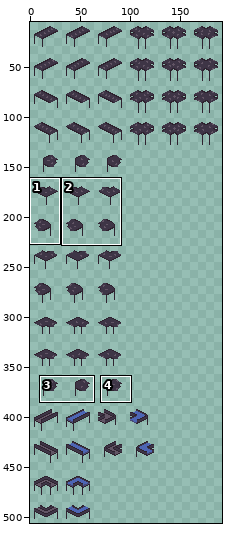
Two states of a pixel-art file, assets/conveyors.aseprite. The first picture is a wide view before the edit; the outline marks the close-up.
Close-up. Before the edit:
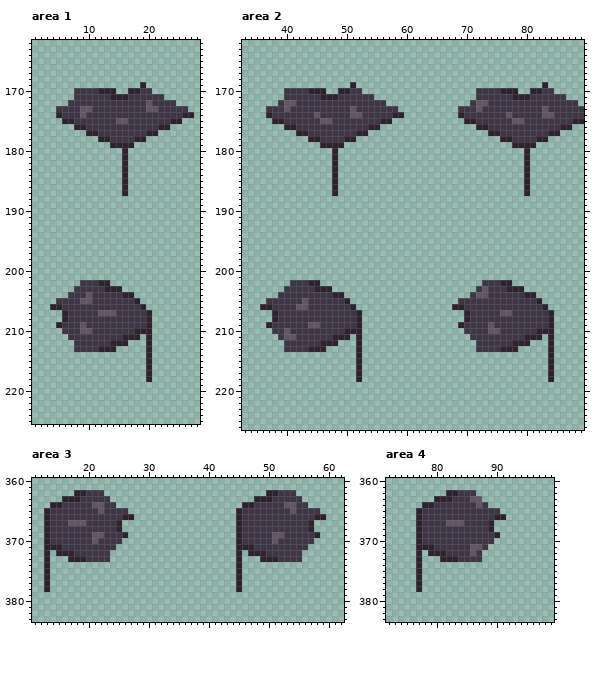
256x512 pixels, 1 frame. Shown: area 1: x 1..28, y 162..225; area 2: x 33..89, y 162..226; area 3: x 11..62, y 360..383; area 4: x 72..99, y 360..383. The wide view leaves out empty margins. The commit also changed other parts of the picture, which this record leaves out.
Once edited:
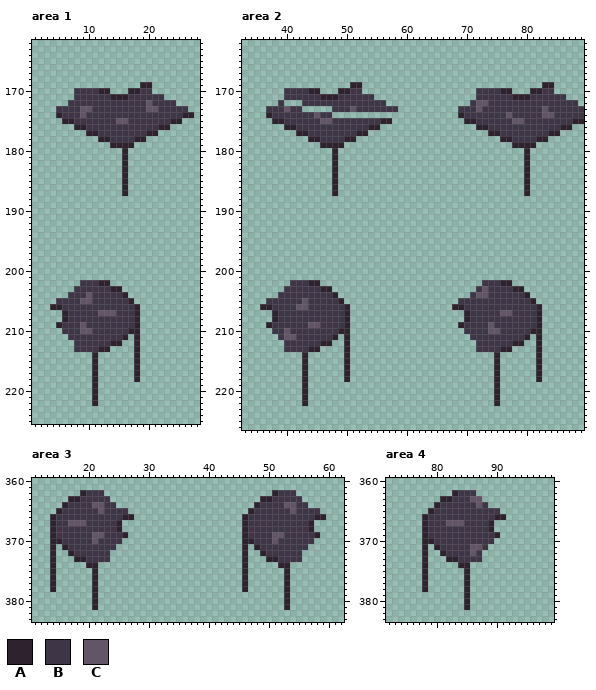
Palette (. is transparent): A #2e222f  B #3e3546  C #625565
What changed:
--- area 1
@@ x 12..22 @@
 168 ...........
-169 .......A...
-170 AAA..AABB..
+169 .......AA..
+170 AA...AABB..
 171 BBAAABBBBBB
@@ x 9..22 @@
 202 BBBAA.........
-203 BBBBAAA.......
-204 BCBBBBBAA.....
-205 CCBBBBBBBA....
-206 BBBBBBBBBBA...
-207 BBBCCCBBBBBA..
-208 BBBBBBBBBBBA..
-209 CBBBBBBBBBBA..
-210 CCBBBBBBBAAA..
-211 BBBBBBBAAA.A..
-212 BBBBBAAA...A..
-213 BBBAAA.....A..
-214 ...........A..
-215 ...........A..
-216 ...........A..
-217 ...........A..
-218 ...........A..
-219 ..............
-220 ..............
-221 ..............
-222 ..............
+203 BBBBBAA.......
+204 BCBBBBBA......
+205 CCBBBBBBA.....
+206 BBBBBBBBBA....
+207 BBBCCCBBBA....
+208 BBBBBBBBBA....
+209 CBBBBBBBBA....
+210 CCBBBBBBAA....
+211 BBBBBBBA.A....
+212 BBBBBAA..A....
+213 BBBAA....A....
+214 ..A......A....
+215 ..A......A....
+216 ..A......A....
+217 ..A......A....
+218 ..A......A....
+219 ..A...........
+220 ..A...........
+221 ..A...........
+222 ..A...........
 223 ..............
--- area 2
@@ x 33..89 @@
 168 .........................................................
-169 ..................A...............................A......
-170 .......BBBBAAA..AABB...................BBBBAAA..AABB.....
+169 ..................AA..............................AA.....
+170 .......BBBBAA...AABB...................BBBBAA...AABB.....
 171 .......BBBBBBAAABBBBBB.................BBBBBBAAABBBBBB...
-172 ......BCCBBBBBBBBBBBBBBB..............BCCBBBBBBBBBBBBBBB.
-173 ....BBBCBBBBBBBBBBCBBBBBBB..........BBBCBBBBBBBBBBCBBBBBB
-174 ....ABBBBBBBCBBBBBCCBBBBBAA.........ABBBBBBBCBBBBBCCBBBBB
+172 ......B...BBBBBBBBBBBBBB..............BCCBBBBBBBBBBBBBBB.
+173 ....BBBCBB.....BBBCBBBBBBB..........BBBCBBBBBBBBBBCBBBBBB
+174 ....ABBBBBBBCBB.....................ABBBBBBBCBBBBBCCBBBBB
 175 .....AABBBBBBCCBBBBBBBBAA............AABBBBBBCCBBBBBBBBAA
@@ x 33..89 @@
 202 ........BBBAA...........................BBBAA............
-203 .......BBBBBAAA........................BCBBBAAA..........
-204 ......BBBBBBBBBAA.....................BCCBBBBBBAA........
-205 ....BBBBBBCBBBBBBA..................BBBBBBBBBBBBBA.......
-206 ...AABBBBCCBBBBBBBA................AABBBBBBBBBBBBBA......
-207 .....ABBBBBBBBBBBBBA.................ABBBBBCCBBBBBBA.....
-208 .....ABBBBBBBBBBBBBA.................ABBBBBBBBBBBBBA.....
-209 ....ABBBBBBCCBBBBBBA................ABBBBCBBBBBBBBBA.....
-210 .....BBCBBBBBBBBBAAA.................BBBBCCBBBBBBAAA.....
-211 ......BCCBBBBBBAAA.A..................BBBBBBBBBAAA.A.....
-212 .......BBBBBBAAA...A...................BBBBBBAAA...A.....
-213 .......BBBBAAA.....A...................BBBBAAA.....A.....
-214 ...................A...............................A.....
-215 ...................A...............................A.....
-216 ...................A...............................A.....
-217 ...................A...............................A.....
-218 ...................A...............................A.....
-219 .........................................................
-220 .........................................................
-221 .........................................................
-222 .........................................................
+203 .......BBBBBBAA........................BCBBBBAA..........
+204 ......BBBBBBBBBA......................BCCBBBBBBA.........
+205 ....BBBBBBCBBBBBA...................BBBBBBBBBBBBA........
+206 ...AABBBBCCBBBBBBA.................AABBBBBBBBBBBBA.......
+207 .....ABBBBBBBBBBBA...................ABBBBBCCBBBBA.......
+208 .....ABBBBBBBBBBBA...................ABBBBBBBBBBBA.......
+209 ....ABBBBBBCCBBBBA..................ABBBBCBBBBBBBA.......
+210 .....BBCBBBBBBBBAA...................BBBBCCBBBBBAA.......
+211 ......BCCBBBBBBA.A....................BBBBBBBBBA.A.......
+212 .......BBBBBBAA..A.....................BBBBBBAA..A.......
+213 .......BBBBAA....A.....................BBBBAA....A.......
+214 ..........A......A........................A......A.......
+215 ..........A......A........................A......A.......
+216 ..........A......A........................A......A.......
+217 ..........A......A........................A......A.......
+218 ..........A......A........................A......A.......
+219 ..........A...............................A..............
+220 ..........A...............................A..............
+221 ..........A...............................A..............
+222 ..........A...............................A..............
 223 .........................................................
--- area 3
@@ x 11..62 @@
 361 ....................................................
-362 .......AABBB...........................AABBB........
-363 .....AAABBBBB........................AAABBBBB.......
-364 ...AABBBBBCCBB.....................AABBBBBCCBB......
-365 ..ABBBBBBBBCBBBB..................ABBBBBBBBCBBBB....
-366 ..ABBBBBBBBBBBBAA.................ABBBBBBBBBBBBAA...
-367 ..ABBBCCCBBBBBA...................ABBBBBBBBBBBA.....
-368 ..ABBBBBBBBBBBA...................ABBBBBBBBBBBA.....
-369 ..ABBBBBBBCCBBBA..................ABBBBBCCBBBBBA....
-370 ..ABBBBBBBCBBBB...................ABBBBBCBBBBBB.....
-371 ..AAABBBBBBBBB....................AAABBBBBBBBB......
-372 ..A.AAABBBBBB.....................A.AAABBBBBB.......
-373 ..A...AAABBBB.....................A...AAABBBB.......
-374 ..A...............................A.................
-375 ..A...............................A.................
-376 ..A...............................A.................
-377 ..A...............................A.................
-378 ..A...............................A.................
-379 ....................................................
-380 ....................................................
-381 ....................................................
+362 ........ABBB............................ABBB........
+363 ......AABBBBB.........................AABBBBB.......
+364 .....ABBBBCCBB.......................ABBBBCCBB......
+365 ....ABBBBBBCBBBB....................ABBBBBBCBBBB....
+366 ...ABBBBBBBBBBBAA..................ABBBBBBBBBBBAA...
+367 ...ABBCCCBBBBBA....................ABBBBBBBBBBA.....
+368 ...ABBBBBBBBBBA....................ABBBBBBBBBBA.....
+369 ...ABBBBBBCCBBBA...................ABBBBCCBBBBBA....
+370 ...AABBBBBCBBBB....................AABBBCBBBBBB.....
+371 ...A.ABBBBBBBB.....................A.ABBBBBBBB......
+372 ...A..ABBBBBB......................A..ABBBBBB.......
+373 ...A...AABBBB......................A...AABBBB.......
+374 ...A.....AA........................A.....AA.........
+375 ...A......A........................A......A.........
+376 ...A......A........................A......A.........
+377 ...A......A........................A......A.........
+378 ...A......A........................A......A.........
+379 ..........A...............................A.........
+380 ..........A...............................A.........
+381 ..........A...............................A.........
 382 ....................................................
--- area 4
@@ x 75..87 @@
 361 .............
-362 .......AABBB.
-363 .....AAABBBCC
-364 ...AABBBBBBBC
-365 ..ABBBBBBBBBB
-366 ..ABBBBBBBBBB
-367 ..ABBBBCCCBBB
-368 ..ABBBBBBBBBB
-369 ..ABBBBBBBBBB
-370 ..ABBBBBBBBBB
-371 ..AAABBBBBBCC
-372 ..A.AAABBBBCB
-373 ..A...AAABBBB
-374 ..A..........
-375 ..A..........
-376 ..A..........
-377 ..A..........
-378 ..A..........
-379 .............
-380 .............
-381 .............
+362 ........ABBB.
+363 ......AABBBCC
+364 .....ABBBBBBC
+365 ....ABBBBBBBB
+366 ...ABBBBBBBBB
+367 ...ABBBCCCBBB
+368 ...ABBBBBBBBB
+369 ...ABBBBBBBBB
+370 ...AABBBBBBBB
+371 ...A.ABBBBBCC
+372 ...A..ABBBBCB
+373 ...A...AABBBB
+374 ...A.....AA..
+375 ...A......A..
+376 ...A......A..
+377 ...A......A..
+378 ...A......A..
+379 ..........A..
+380 ..........A..
+381 ..........A..
 382 .............
